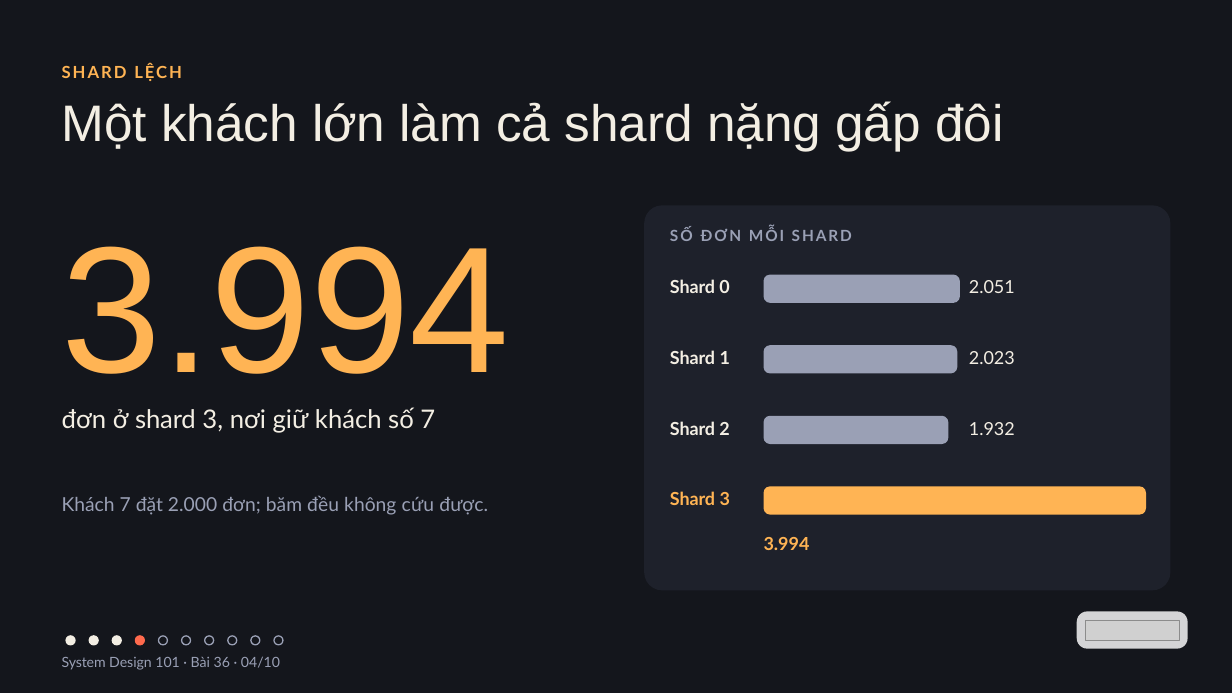
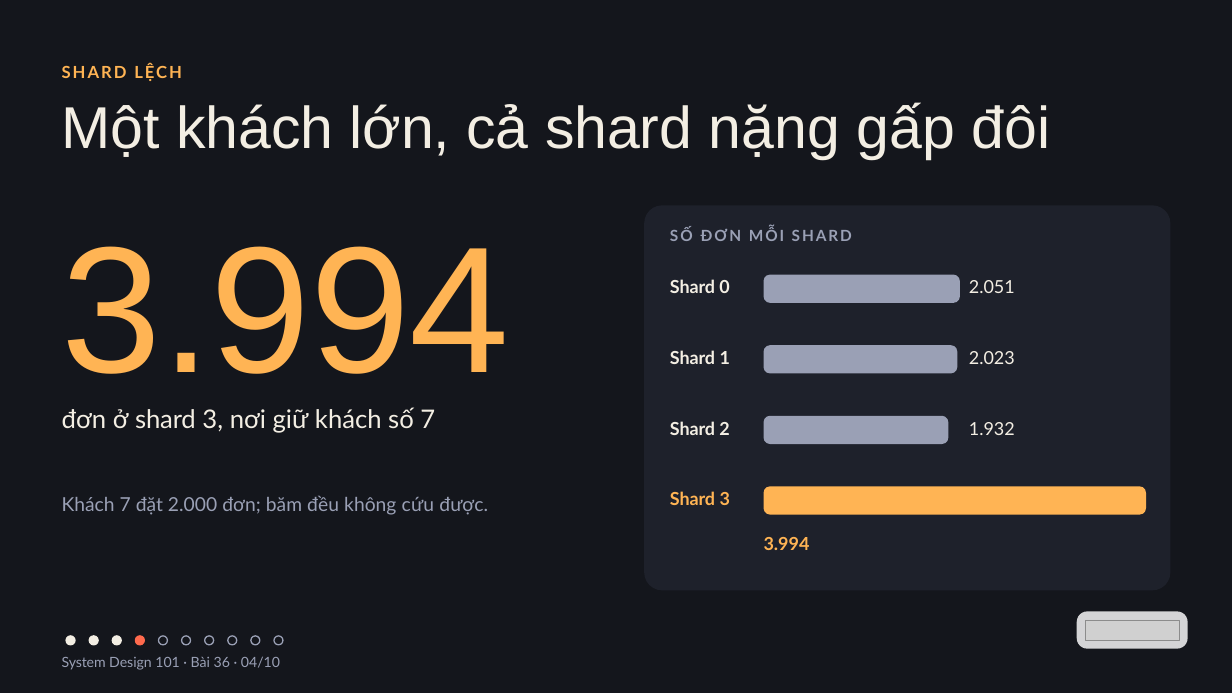
Before and after one commit to vohoailinh90/tool-marketing-studio, a slide deck: slide 4 of system-design-101/vi/lessons/sd-04-036/slides/sd-04-036.pptx. Drawn at 1232x693 pixels with LibreOffice and Linux fonts; fonts in the diff are those of the drawing; grey boxes stand for pictures. Boxes give left, top, right and bottom in pixels: in the first picture for what was removed or moved away, otherwise in the second. Text is boxed around its words. In the diff, an @@ line names an element or a change of style, - is before the commit and + after.

```diff
--- a/system-design-101/vi/lessons/sd-04-036/slides/sd-04-036.pptx
+++ b/system-design-101/vi/lessons/sd-04-036/slides/sd-04-036.pptx
@@ text at bbox=[62, 102, 1050, 159]: text changed; size 60 to 69 pt @@
-Một khách lớn làm cả shard nặng gấp đôi
+Một khách lớn, cả shard nặng gấp đôi
```
Also in this commit, not shown: 7 other slides changed, 2 other files.
